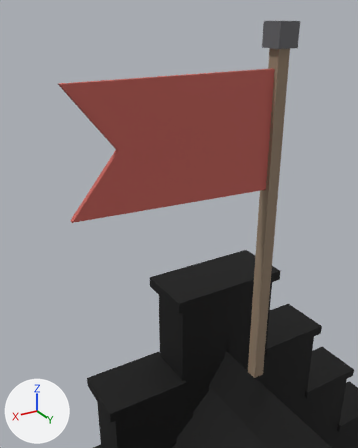
The glTF model game/assets/modelle/gebaeude/neubau/wohnhaus_mensch_s3_g3.glb as it was, and as the next commit left it.
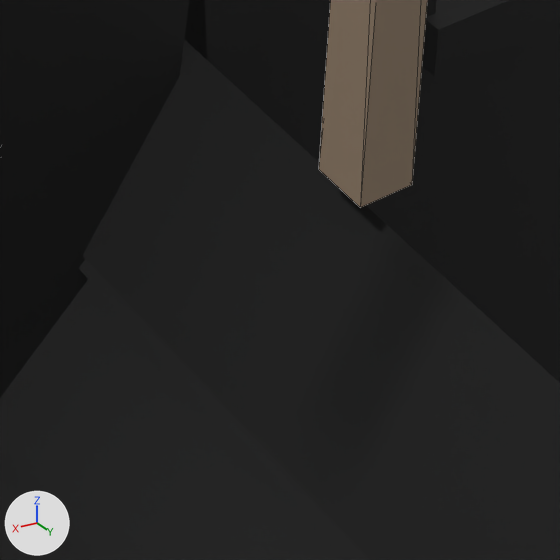
There are two pictures of each version: one from a 50 mm lens placed at (1.556, 0.093, 11.681), pointed at (0.16, -2.234, 10.517), one close up on the part from 55% to 80% of the width and 77% to 97% of the height. Arrows for +X, +Y and +Z are at lower left; the lights stay in place. The older version's two pictures come first. The close-ups show mesh edges as thin lines. Vertices at exactly the same position are counted once.

The first close-up shows 'Dach', 'Fahne', 'Haus'.
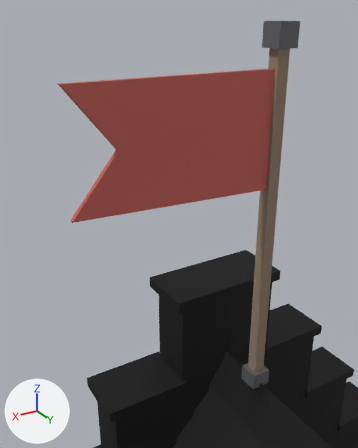
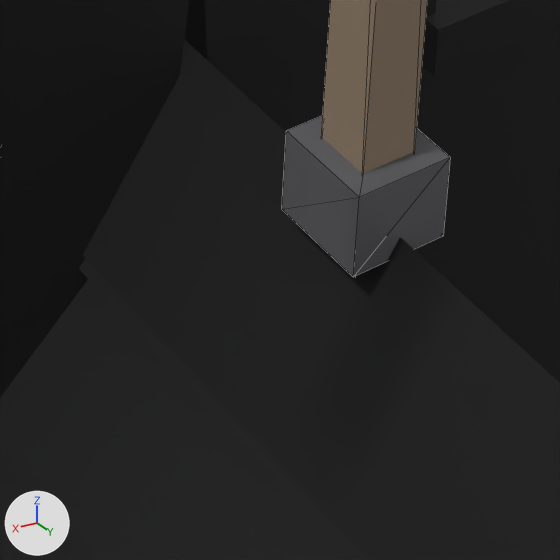
Where the change shows, as pixel boxes (x1, y1, x2, y2) in the close-ups (560 x 560 px):
'Fahne', reshaped: before (319, 0, 428, 208); after (282, 0, 450, 277)
part 1 of me_fahne, added: after (282, 116, 450, 277)

Edits to the bpy script that builds the scene:
```text
Change me_fahne:
    used by ob_fahne; location = (0.0, 0.0, 0.0)
    remove me_fahne.from_pydata(...)  # 26 vertices, 36 faces; spans x -0.52..0.84, y -2.22..-2.08, z 9.21..11.63
    add me_fahne.from_pydata(...)  # 38 vertices, 56 faces; spans x -0.52..0.84, y -2.22..-2.08, z 9.07..11.63
    me_fahne part 1: a new loose piece, a box spanning x -0.52..-0.38, y -2.22..-2.08, z 9.14..9.26, in mat_eisen (dark grey #616165)
    other edits to the shape of me_fahne do not show in these pictures
```
